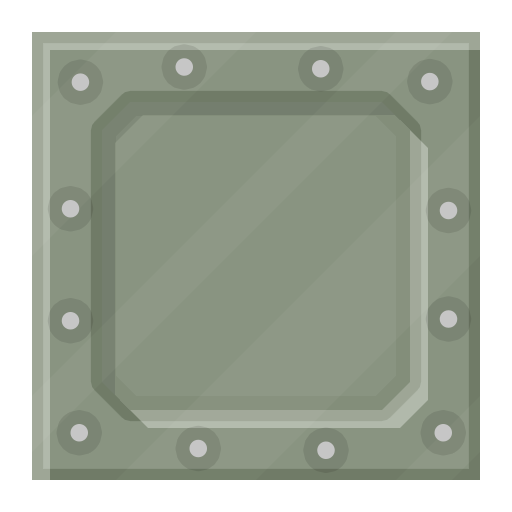
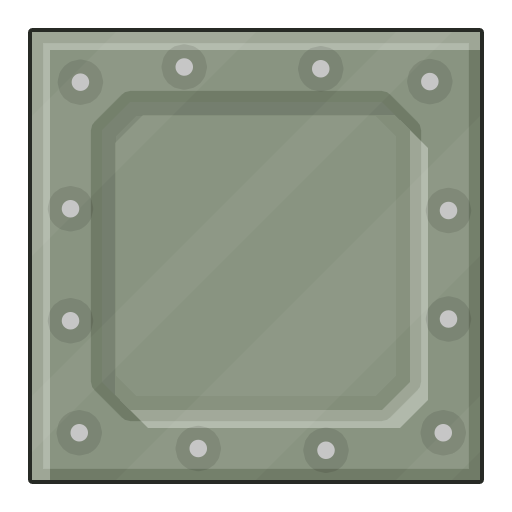
Two versions of the same layered image (512×512). Layer-by-layer changes:
pixels changed over 28, 28, 484, 484 (layer not identified)
